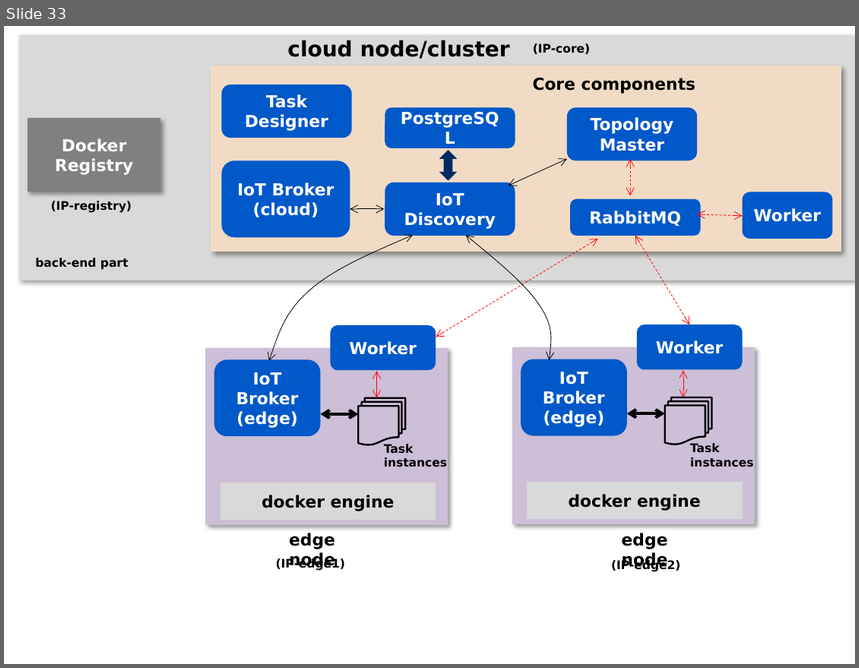
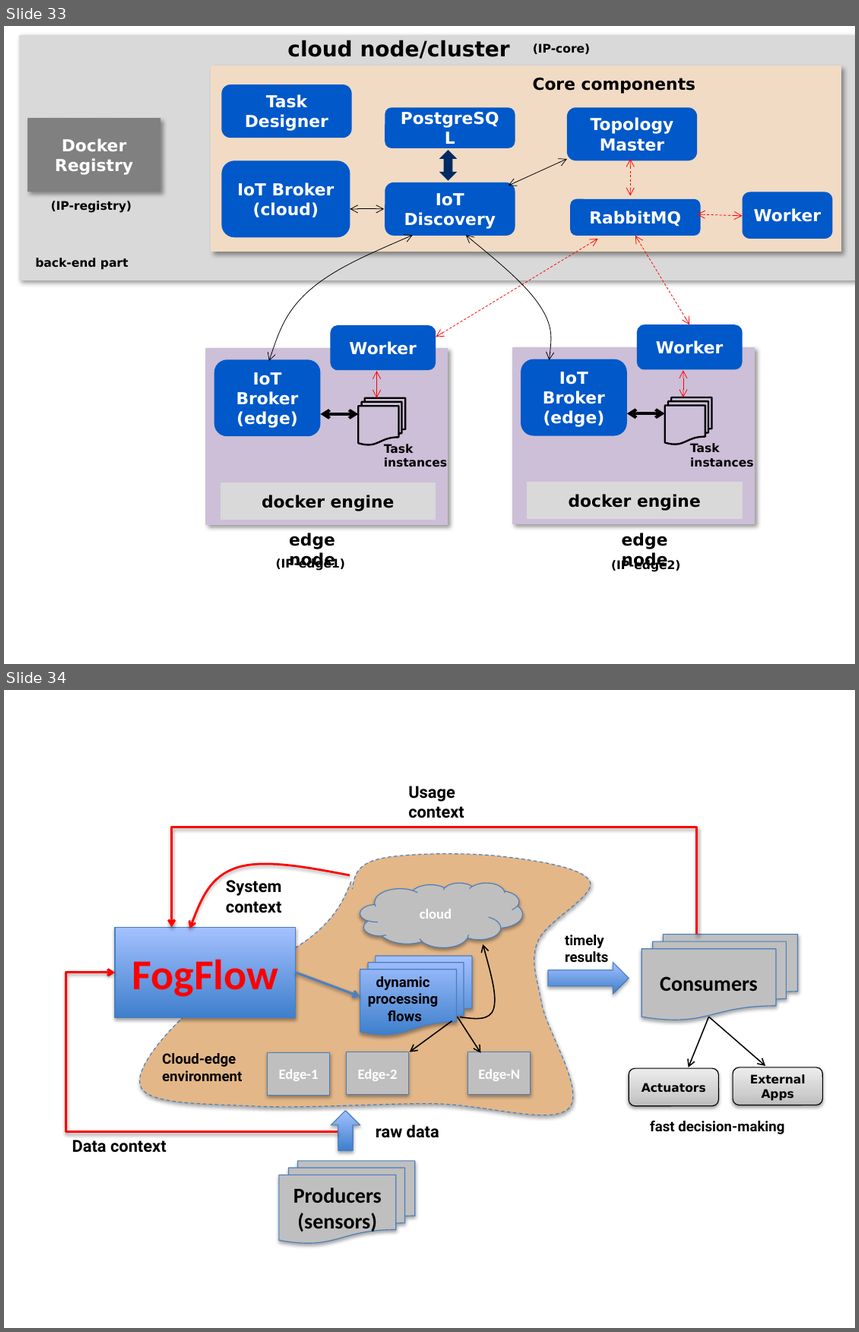
Before and after one commit to smartfog/fogflow, a slide deck: doc/en/source/figures/figures.pptx. Shown one above the other, each under a label of ours: slide 33 before the commit, slides 33 and 34 after it. The pictures are 859x668 and 859x1332 pixels, drawn with LibreOffice and Linux fonts; fonts in the diff are those of the drawing. Boxes give left, top, right and bottom in pixels: in the first picture for what was removed or moved away, otherwise in the second. Text is boxed around its words. In the diff, an @@ line names an element or a change of style, - is before the commit and + after.

```diff
--- a/doc/en/source/figures/figures.pptx
+++ b/doc/en/source/figures/figures.pptx
@@ slide 34 added at [4, 690, 855, 1328], background #FFFFFF @@
@@ text added at [408, 786, 464, 818], 14 pt, text #000000, bold @@
+Usage
+context
@@ elbow arrow added from (697, 934) to (172, 927), #FF0000 2 pt @@
@@ freeform shape added at [139, 854, 591, 1116], fill #E4B788, outline #4B7EBC 0.75 pt dashed @@
@@ freeform shape added at [189, 863, 350, 929], outline #FF0000 1.75 pt @@
@@ text added at [226, 880, 282, 913], 14 pt, text #000000, bold @@
+System
+context
@@ cloud added at [360, 883, 522, 948], fill #BFBFBF, outline #4B7EBC 0.75 pt, 12 pt, text #FFFFFF, bold @@
+cloud
@@ rectangle added at [115, 927, 295, 1018], fill gradient #3F80CE to #A4C4FF, outline #4B7EBC 0.75 pt, 36 pt, text #FF0000, bold @@
+FogFlow
@@ text added at [565, 935, 609, 963], 12 pt, text #000000, bold @@
+timely
+results
@@ flow chart multidocument added at [642, 934, 797, 1021], fill #BFBFBF, outline #4B7EBC 0.75 pt, 18 pt, text #000000, bold @@
+Consumers
@@ flow chart multidocument added at [360, 957, 472, 1036], fill gradient #3F80CE to #A4C4FF, outline #4B7EBC 0.75 pt @@
@@ freeform shape added at [460, 945, 495, 1018], outline #000000 1 pt @@
@@ right arrow added at [548, 962, 629, 994], fill gradient #3F80CE to #A4C4FF, outline #4B7EBC 0.75 pt @@
@@ elbow arrow added from (338, 1132) to (115, 973), #FF0000 2 pt @@
@@ arrow added from (296, 973) to (360, 996), #4F81BD 2 pt @@
@@ text added at [368, 977, 438, 1021], 12 pt, text #000000, bold @@
+dynamic
+processing
+flows
@@ arrow added from (452, 1021) to (410, 1053), #000000 1 pt @@
@@ arrow added from (458, 1017) to (481, 1053), #000000 1 pt @@
@@ arrow added from (709, 1017) to (688, 1068), #000000 1 pt @@
@@ arrow added from (709, 1017) to (766, 1066), #000000 1 pt @@
@@ text added at [162, 1053, 242, 1081], 12 pt, text #000000, bold @@
+Cloud-edge
+environment
@@ rectangle added at [268, 1053, 330, 1095], fill #BFBFBF, outline #4B7EBC 0.75 pt, 12 pt, text #FFFFFF, bold @@
+Edge-1
@@ rectangle added at [346, 1053, 408, 1095], fill #BFBFBF, outline #4B7EBC 0.75 pt, 12 pt, text #FFFFFF, bold @@
+Edge-2
@@ rectangle added at [468, 1053, 530, 1095], fill #BFBFBF, outline #4B7EBC 0.75 pt, 12 pt, text #FFFFFF, bold @@
+Edge-N
@@ rounded rectangle added at [629, 1068, 719, 1106], fill gradient #BDBDBD to #D1D1D1 to #EEEEEE, outline #000000 0.75 pt, 10 pt, text #000000, bold @@
+Actuators
@@ rounded rectangle added at [733, 1068, 823, 1106], fill gradient #BDBDBD to #D1D1D1 to #EEEEEE, outline #000000 0.75 pt, 10 pt, text #000000, bold @@
+External Apps
@@ up arrow added at [331, 1110, 360, 1151], fill gradient #3F80CE to #A4C4FF, outline #4B7EBC 0.75 pt @@
@@ text added at [650, 1121, 785, 1135], 12 pt, text #000000, bold @@
+fast decision-making
@@ text added at [72, 1140, 167, 1153], 14 pt, text #000000, bold @@
+Data context
@@ text added at [376, 1125, 439, 1138], 14 pt, text #000000, bold @@
+raw data
@@ flow chart multidocument added at [279, 1161, 415, 1244], fill #BFBFBF, outline #4B7EBC 0.75 pt, 18 pt, text #000000, bold @@
+Producers
+(sensors)
```
Also in this commit, not shown: 6 other slides added, 10 other files.
